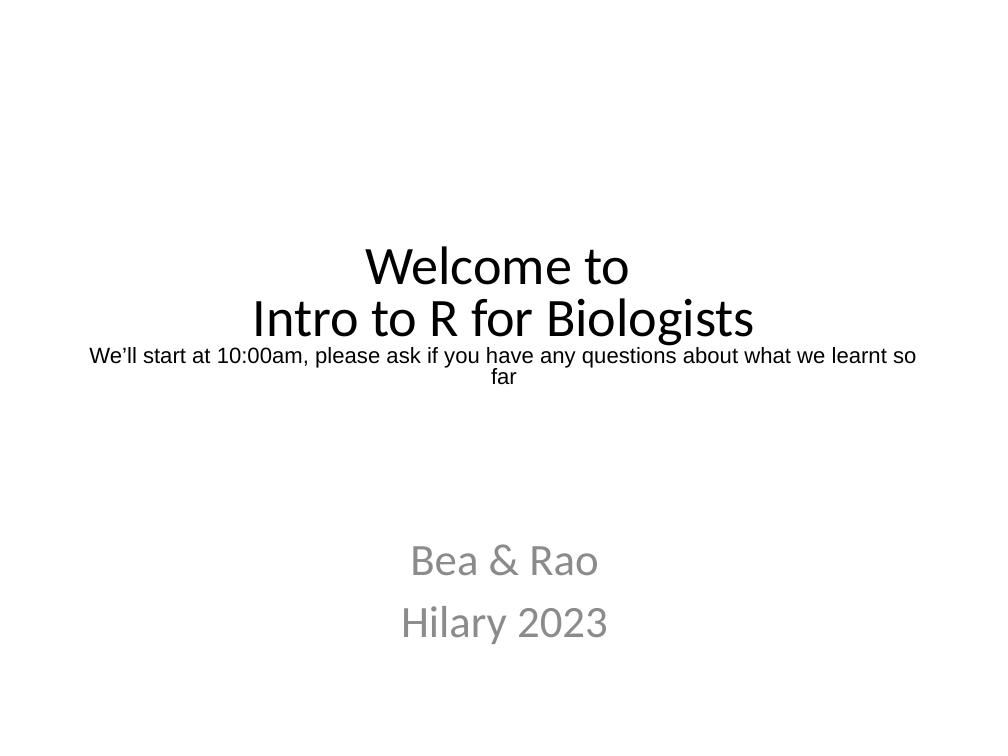
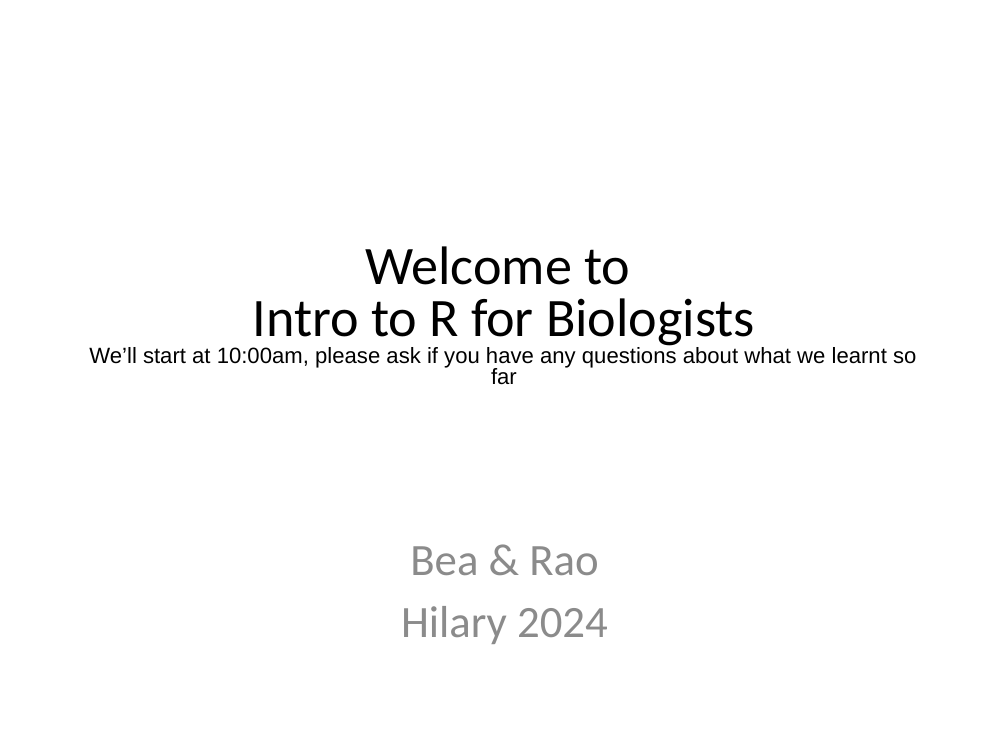
Before and after one commit to sraorao/MSD_R_course_HT2024_2, a slide deck: slide 1 of powerpoint/Session2.pptx. Drawn at 1008x756 pixels with LibreOffice and Linux fonts; fonts in the diff are those of the drawing. Boxes give left, top, right and bottom in pixels: in the first picture for what was removed or moved away, otherwise in the second. Text is boxed around its words. In the diff, an @@ line names an element or a change of style, - is before the commit and + after.

```diff
--- a/powerpoint/Session2.pptx
+++ b/powerpoint/Session2.pptx
@@ text at (x1=401, y1=606, x2=608, y2=644): text changed @@
-Hilary 2023
+Hilary 2024
```
Also in this commit, not shown: 6 other slides changed, 2 slides added, 1 other file.
